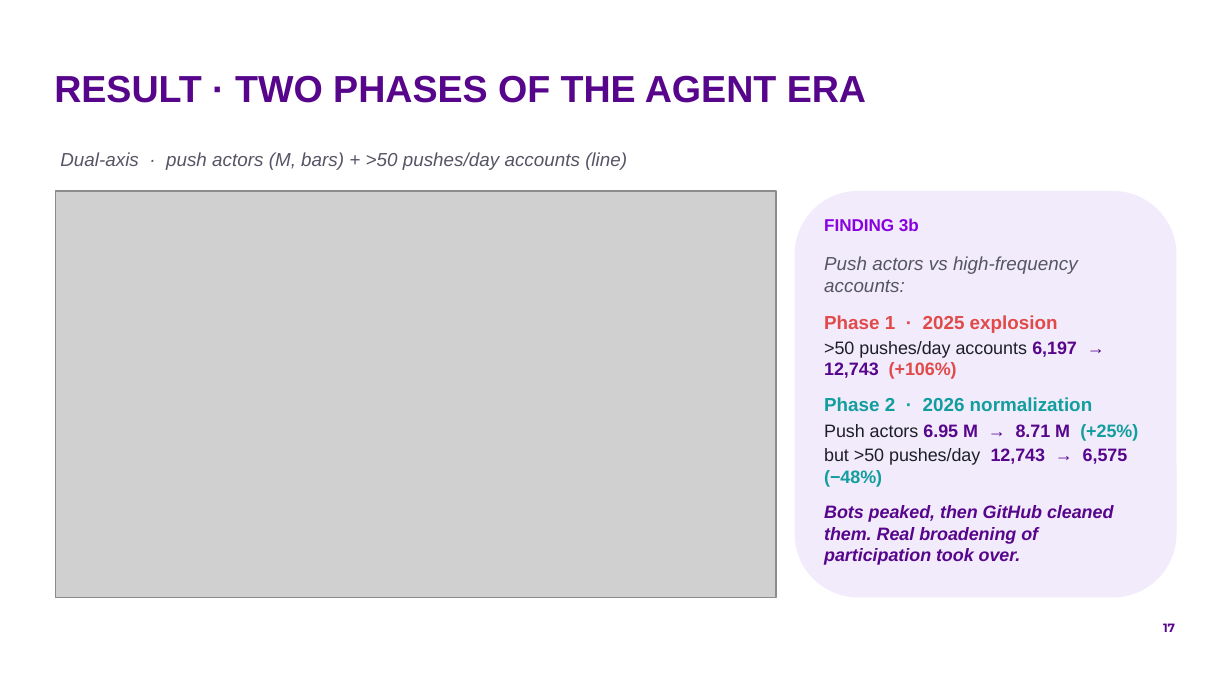
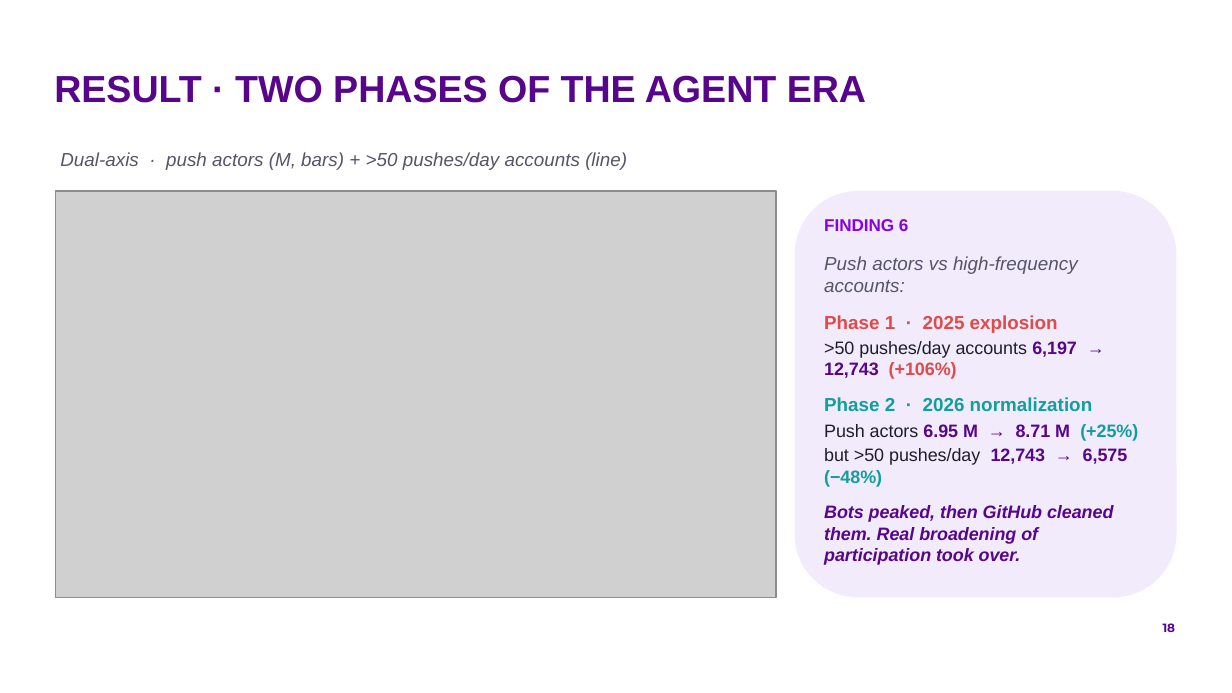
Before and after one commit to by2566-hash/OSS_Pulse, a slide deck: slide 18 of report/presentation/group9_oss_pulse.pptx (slide 17 before the commit). Drawn at 1232x693 pixels with LibreOffice and Linux fonts; fonts in the diff are those of the drawing; grey boxes stand for pictures; background and template pictures are left out. Boxes give left, top, right and bottom in pixels: in the first picture for what was removed or moved away, otherwise in the second. Text is boxed around its words. In the diff, an @@ line names an element or a change of style, - is before the commit and + after.

```diff
--- a/report/presentation/group9_oss_pulse.pptx
+++ b/report/presentation/group9_oss_pulse.pptx
@@ text at [824,219,909,231]: text changed @@
-FINDING 3b
+FINDING 6
@@ page number at [1163,623,1176,632]: text changed @@
-17
+18
```
Also in this commit, not shown: 13 other slides changed, 2 slides added, 1 slide removed, 3 other files.
